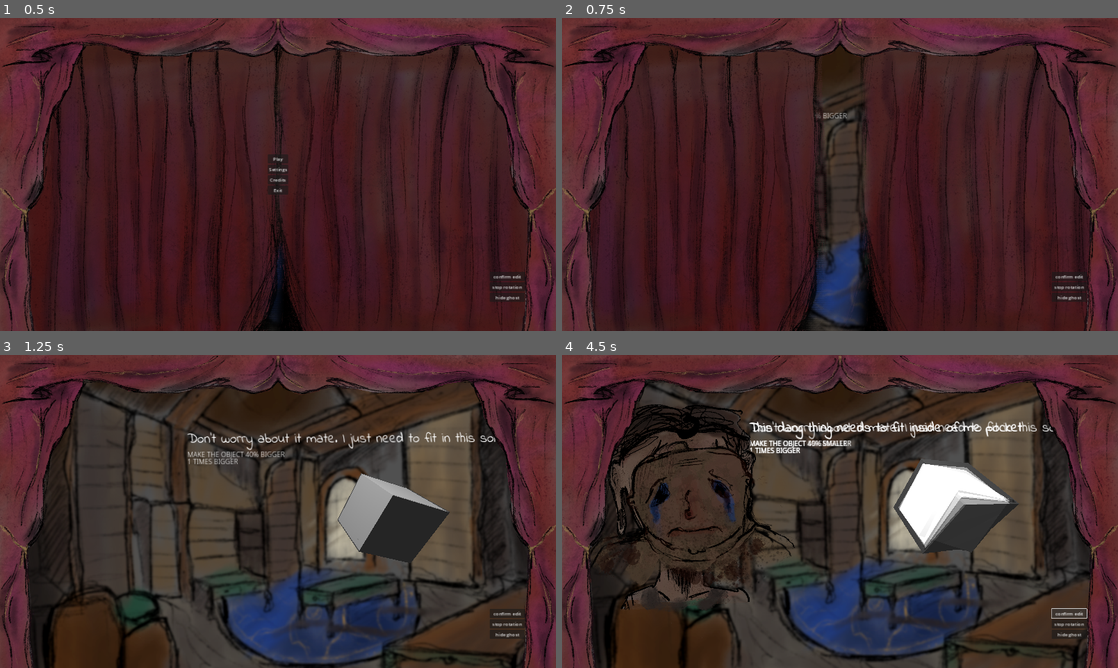
Above: before the commit, frames 1-4 (two rows, left to right).
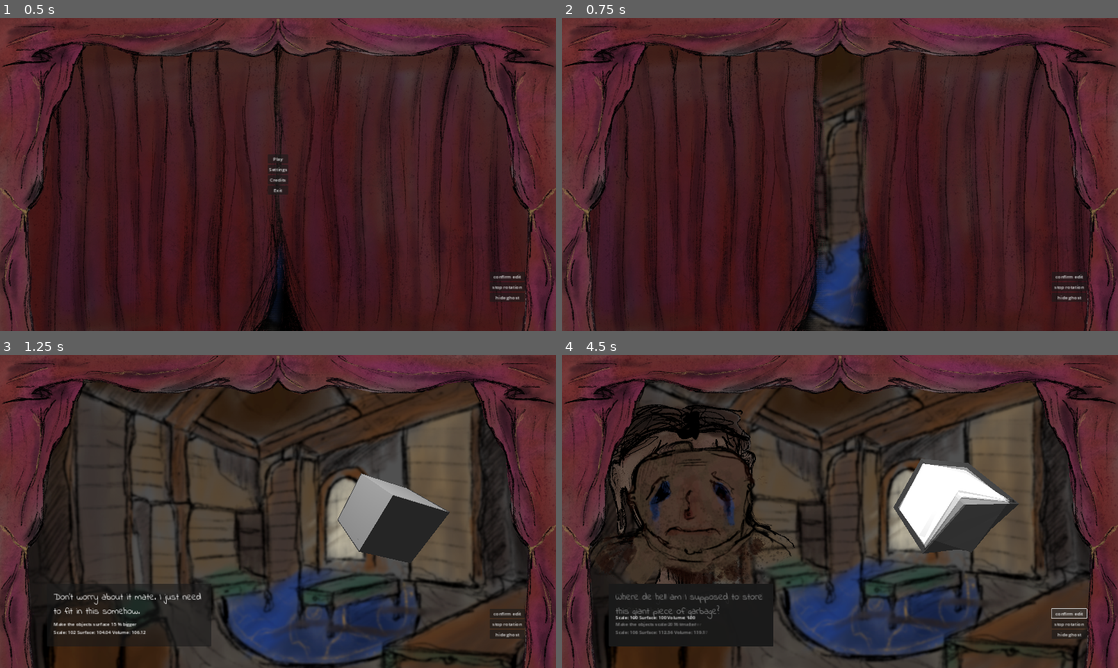
Above: after the commit, the same moments.

Repository: LouisDiekmann/GMTK_GameJam_2024
Game: Godot game, scene res://Scenes/main.tscn
Two runs of this game, one before a commit and one after it. Both use one fixed random seed, a clock stepped at 60 frames per second and the inputs below.
Inputs:
- Up to frame 1 (0.5 s): no input
- Up to frame 2 (0.75 s): click "Play" at 0.5 s
- Up to frame 3 (1.25 s): no input
- Up to frame 4 (4.5 s): click "confirm edit" at 1.25 s; click "confirm edit" at 2 s; click "stop rotation" at 2.75 s; click "stop rotation" at 3.5 s; click "confirm edit" at 4.25 s

Frame 1 is identical in both runs. In frame 2, less than 0.1% of the frame differs, in the area x 45-52%, y 30-33%; in frame 3, 2.9%; in frame 4, 6.9%, in the area x 5-89%, y 18-94%.

Commit message:
objective values
worked on how an objective is creates, and how it is displayed to the player

Diff:
--- a/Scenes/customer.tscn
+++ b/Scenes/customer.tscn
@@ -83,6 +83,11 @@
 [sub_resource type="BoxMesh" id="BoxMesh_yarmq"]
 material = SubResource("ORMMaterial3D_qsjmi")
 
+[sub_resource type="LabelSettings" id="LabelSettings_7re36"]
+line_spacing = 0.0
+font = ExtResource("5_fiqpe")
+font_size = 32
+
 [node name="customer" type="Node3D" node_paths=PackedStringArray("characterSprite")]
 script = ExtResource("1_ojrj1")
 characterSprite = NodePath("characterSprite")
@@ -110,20 +115,20 @@
 autoplay = "wobble"
 
 [node name="flavorText" type="Label3D" parent="."]
-transform = Transform3D(1, 0, 0, 0, 1, 0, 0, 0, 1, -1.6, 1.36848, 1)
+transform = Transform3D(1, 0, 0, 0, 1, 0, 0, 0, 1, -1.6, 1.36848, 1.10045)
 font = ExtResource("5_fiqpe")
 font_size = 48
 horizontal_alignment = 0
 
 [node name="objectiveText" type="Label3D" parent="."]
-transform = Transform3D(1, 0, 0, 0, 1, 0, 0, 0, 1, -1.6, 1.10641, 1)
+transform = Transform3D(1, 0, 0, 0, 1, 0, 0, 0, 1, -1.6, 1.10641, 1.10045)
 font = ExtResource("6_g0pwk")
 font_size = 24
 horizontal_alignment = 0
 uppercase = true
 
 [node name="cheatLabel" type="Label3D" parent="."]
-transform = Transform3D(1, 0, 0, 0, 1, 0, 0, 0, 1, -1.6, 0.98162, 1)
+transform = Transform3D(1, 0, 0, 0, 1, 0, 0, 0, 1, -1.6, 0.98162, 1.10045)
 font = ExtResource("6_g0pwk")
 font_size = 24
 horizontal_alignment = 0
@@ -140,4 +145,48 @@
 transform = Transform3D(1, 7.45058e-09, 2.98023e-08, -3.72529e-08, 1, -2.98023e-08, 7.45058e-09, -8.9407e-08, 1, 0, 0, 0)
 mesh = SubResource("BoxMesh_yarmq")
 
+[node name="Panel" type="Panel" parent="."]
+anchors_preset = 8
+anchor_left = 0.5
+anchor_top = 0.5
+anchor_right = 0.5
+anchor_bottom = 0.5
+offset_left = -798.0
+offset_top = 249.0
+offset_right = -230.0
+offset_bottom = 465.0
+grow_horizontal = 2
+grow_vertical = 2
+
+[node name="MarginContainer" type="MarginContainer" parent="Panel"]
+layout_mode = 1
+anchors_preset = 15
+anchor_right = 1.0
+anchor_bottom = 1.0
+offset_left = 23.0
+offset_top = 23.0
+offset_right = -23.0
+offset_bottom = -23.0
+grow_horizontal = 2
+grow_vertical = 2
+
+[node name="VBoxContainer" type="VBoxContainer" parent="Panel/MarginContainer"]
+layout_mode = 2
+
+[node name="flavorText" type="Label" parent="Panel/MarginContainer/VBoxContainer"]
+custom_minimum_size = Vector2(1, 0)
+layout_mode = 2
+label_settings = SubResource("LabelSettings_7re36")
+autowrap_mode = 3
+
+[node name="objectiveText" type="Label" parent="Panel/MarginContainer/VBoxContainer"]
+custom_minimum_size = Vector2(1, 0)
+layout_mode = 2
+autowrap_mode = 3
+
+[node name="cheatLabel" type="Label" parent="Panel/MarginContainer/VBoxContainer"]
+custom_minimum_size = Vector2(1, 0)
+layout_mode = 2
+autowrap_mode = 3
+
 [connection signal="animation_finished" from="characterSprite/AnimationPlayer" to="." method="_on_animation_player_animation_finished"]
--- a/Scenes/main.tscn
+++ b/Scenes/main.tscn
@@ -188,6 +188,7 @@
 layout_mode = 2
 
 [node name="Label" type="Label" parent="menu/Panel/MarginContainer/VBoxContainer"]
+custom_minimum_size = Vector2(1, 0)
 layout_mode = 2
 text = "\"SCP-x6x (Hopes)\" Kevin MacLeod (incompetech.com)
 Licensed under Creative Commons: By Attribution 4.0 License
--- a/Scenes/menuButtons.tscn
+++ b/Scenes/menuButtons.tscn
@@ -17,6 +17,11 @@
 layout_mode = 2
 text = "Play"
 
+[node name="Resume" type="Button" parent="."]
+visible = false
+layout_mode = 2
+text = "Resume"
+
 [node name="Settings" type="Button" parent="."]
 layout_mode = 2
 text = "Settings"
@@ -34,6 +39,7 @@
 volume_db = 3.692
 
 [connection signal="button_down" from="Play" to="." method="_on_play_button_down"]
+[connection signal="button_down" from="Resume" to="." method="_on_resume_button_down"]
 [connection signal="button_down" from="Settings" to="." method="_on_settings_button_down"]
 [connection signal="button_down" from="Credits" to="." method="_on_credits_button_down"]
 [connection signal="button_down" from="Exit" to="." method="_on_exit_button_down"]
--- a/Scripts/customer.gd
+++ b/Scripts/customer.gd
@@ -1,8 +1,8 @@
 extends Node3D
 class_name Customer
 
-var objective : String
-var objectiveValue : int
+var objective : Dictionary
+var relativeSizes : Vector3
 @onready var autoRotate : bool = true
 @export var characterSprite: Sprite3D
 
@@ -17,9 +17,10 @@
 @onready var audioPlayerSwoop : AudioStreamPlayer = $playerSwoop
 @onready var audioClick: AudioStreamPlayer = $click
 
-@onready var flavorText: Label3D = $flavorText
-@onready var objectiveText: Label3D = $objectiveText
-@onready var cheatLabel: Label3D = $cheatLabel
+@onready var flavorText: Label = $Panel/MarginContainer/VBoxContainer/flavorText
+@onready var objectiveText: Label = $Panel/MarginContainer/VBoxContainer/objectiveText
+@onready var cheatLabel: Label = $Panel/MarginContainer/VBoxContainer/cheatLabel
+
 
 @onready var textLines : Dictionary = {
 	"smaller" : {
@@ -41,14 +42,15 @@
 	setCharacterSprite()
 	setCharacterVoice()
 	setObject()
-	setObjective()
+	objective = createObjective()
+
 	await get_tree().create_timer(.5).timeout
-	playAnimation()
+	setupAndAnimateView()
 
 # Called every frame. 'delta' is the elapsed time since the previous frame.
 func _process(delta: float) -> void:
-	calculateRelativeVolume()
-	calculateRelativeSurface()
+	relativeSizes = calculateRelativeSizes()
+	cheatLabel.text = "Scale: " + str(snapped(relativeSizes.x, 0.01) ) + " Surface: " + str(snapped(relativeSizes.y, 0.01)) + " Volume: " + str(snapped(relativeSizes.z, 0.01))
 
 	if Input.is_action_just_pressed("enlarge") or Input.is_action_just_pressed("shrink"):
 		audioClick.pitch_scale = randf_range(.8,1.2)
@@ -66,24 +68,16 @@
 
 	referanceObject.visible = not parent.call("getGhostHidden")
 
-func calculateRelativeVolume() -> float:
+func calculateRelativeSizes() -> Vector3:
 	var scaledVec3 : Vector3 = scaleableObject.scale
-	var scaledObjectVolume : float = scaledVec3.x * scaledVec3.y * scaledVec3.z
 	var referanceVec3 : Vector3 = referanceObject.scale
-	var referanceObjectVolume : float = referanceVec3.x * referanceVec3.y * referanceVec3.z
 
-	var x := floorf((referanceObjectVolume * (scaledObjectVolume / 100)) * 100)
+	var volumeInPercent : float = (scaledVec3.x * scaledVec3.y * scaledVec3.z) * 100
+	var surfaceInPercent : float = (scaledVec3.x * scaledVec3.y) *100
+	var scaleInPercent : float = scaledVec3.x * 100
 
-	print(scaledObjectVolume)
-	print("R", referanceObjectVolume)
-
-	cheatLabel.text = str(x) + " times bigger"
-
-
-	return 1
-
-func calculateRelativeSurface() -> float:
-	return 1
+	var relativeSizes : Vector3 = Vector3(scaleInPercent, surfaceInPercent, volumeInPercent)
+	return relativeSizes
 
 func setCharacterSprite() -> void:
 	var randomInt : int = randi_range(0,2)
@@ -102,25 +96,46 @@
 func setObject() -> void:
 	pass
 
-func setObjective() -> void :
+func createObjective() -> Dictionary :
+	var direction : String
+	var size : int
+	var unit : String
+
 	var randInt1 : int = randi_range(0,1)
 	match randInt1:
 		0:
-			objective = "smaller"
+			direction = "smaller"
 		1:
-			objective = "bigger"
+			direction = "bigger"
 
-	var randInt2 : int = randi_range(1,10)
-	objectiveValue  = randInt2 * 5
+	var randInt2 : int = randi_range(1,20)
+	size = randInt2 * 5
 
-	objectiveText.text = "make the object " + str(objectiveValue) + "% " + str(objective)
+	var randInt3 : int = randi_range(0,2)
+	match randInt3:
+		0:
+			unit = "scale"
+		1:
+			unit = "surface"
+		2:
+			unit = "volume"
+
+	var objectiveDict : Dictionary = {
+		"direction" : direction,
+		"size" : size,
+		"unit" : unit,
+	}
+
+	return objectiveDict
+
 
 # @method used to play the inital animations, sounds and text reveals when a new customer enters the scene
-func playAnimation() -> void:
+func setupAndAnimateView() -> void:
 	animationPlayer.play("swoopIn")
 	audioPlayerSwoop.pitch_scale = randf_range(.5,1.5)
 	audioPlayerSwoop.play()
-	flavorText.text = textLines[objective][randi_range(0,2)]
+	flavorText.text = textLines[objective["direction"]][randi_range(0,2)]
+	objectiveText.text = "Make the objects " + objective["unit"] + " " + str(objective["size"]) + " % " + objective["direction"]
 
 func _on_animation_player_animation_finished(anim_name: StringName) -> void:
 	if anim_name == "swoopIn":
--- a/Scripts/menuButtons.gd
+++ b/Scripts/menuButtons.gd
@@ -3,6 +3,8 @@
 @export var menuNode : CanvasLayer
 @export var mainNode : Node3D
 @onready var paper: AudioStreamPlayer = $paper
+@onready var play: Button = $Play
+@onready var resume: Button = $Resume
 
 # Called when the node enters the scene tree for the first time.
 func _ready() -> void:
@@ -15,9 +17,14 @@
 
 func _on_play_button_down() -> void:
 	paper.play()
+	play.visible = false
+	resume.visible = true
 	menuNode.openCurtains()
 	mainNode.startGame()
 
+func _on_resume_button_down() -> void:
+	paper.play()
+	menuNode.openCurtains()
 
 func _on_credits_button_down() -> void:
 	paper.play()
Not shown: 1 places in Scenes/customer.tscn that only renumber resources
